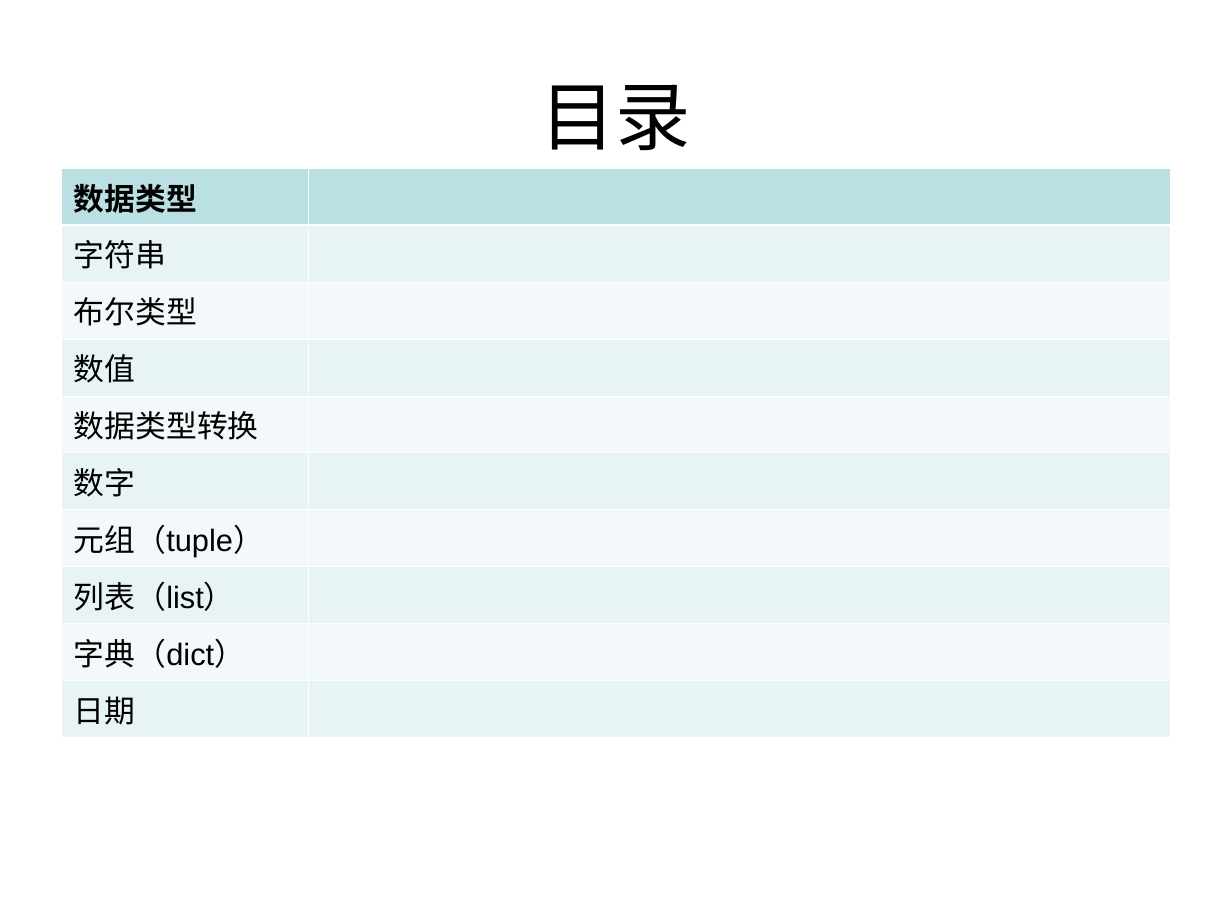
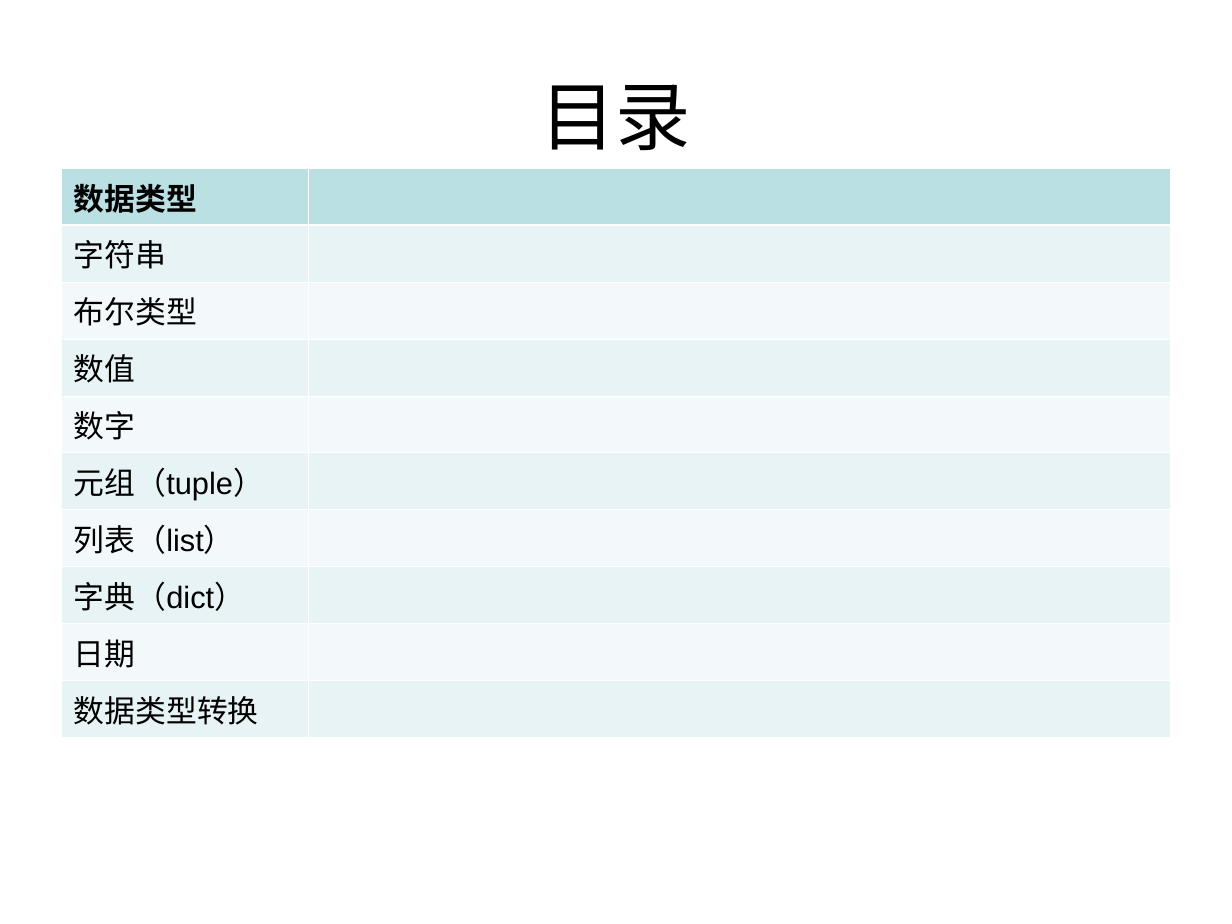
Before and after one commit to gmth7788/python_intro, a slide deck: slide 2 of python_intro.ppt. Drawn at 1232x924 pixels with LibreOffice and Linux fonts; fonts in the diff are those of the drawing. Boxes give left, top, right and bottom in pixels: in the first picture for what was removed or moved away, otherwise in the second. Text is boxed around its words. In the diff, an @@ line names an element or a change of style, - is before the commit and + after.

Commit message:
增加数据类型转换图片

```diff
--- a/python_intro.ppt
+++ b/python_intro.ppt
@@ table at (x1=62, y1=168, x2=1170, y2=729) @@
-row 5: 数据类型转换 | 
+row 10: 数据类型转换 | 
```
Also in this commit, not shown: 1 other slide changed, 2 slides added, 1 slide removed.
